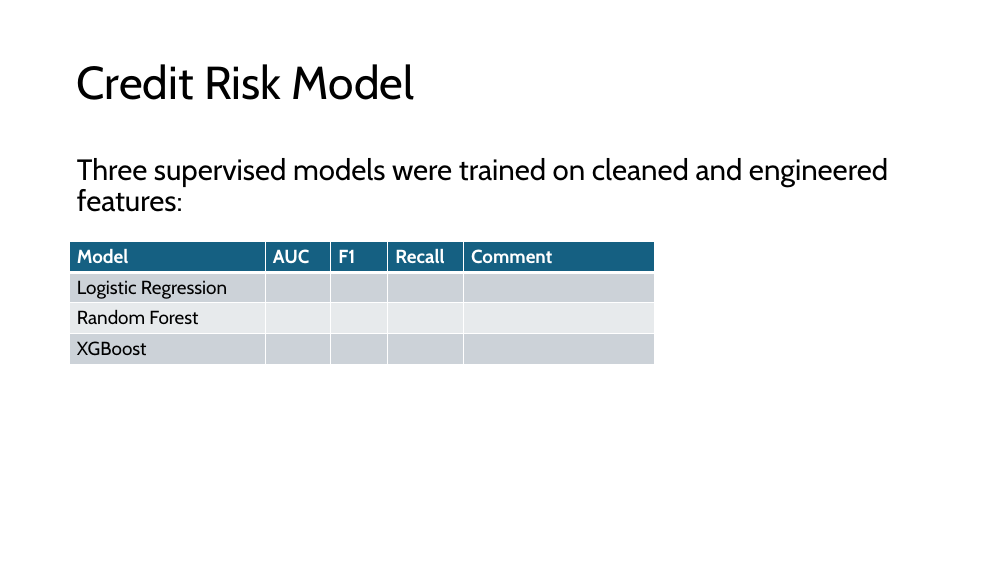
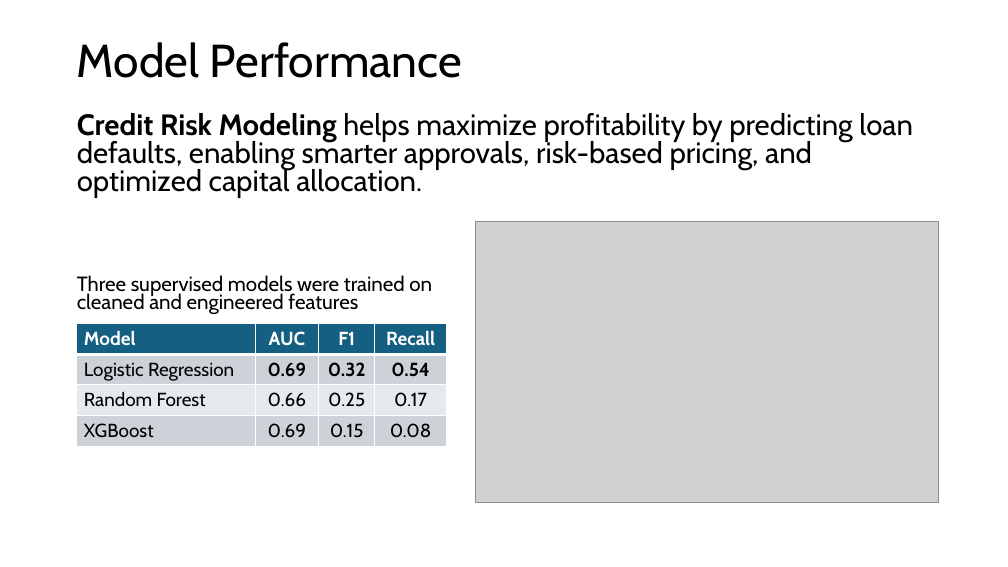
Before and after one commit to mvsundaresan/LendingClub, a slide deck: slide 5 of LendingClubAnalysis.pptx (slide 6 before the commit). Drawn at 1008x567 pixels with LibreOffice and Linux fonts; fonts in the diff are those of the drawing; grey boxes stand for pictures. Boxes give left, top, right and bottom in pixels: in the first picture for what was removed or moved away, otherwise in the second. Text is boxed around its words. In the diff, an @@ line names an element or a change of style, - is before the commit and + after.

```diff
--- a/LendingClubAnalysis.pptx
+++ b/LendingClubAnalysis.pptx
@@ title at bbox=[77, 42, 462, 78]: text changed @@
-Credit Risk Model
+Model Performance
@@ text added at bbox=[77, 113, 912, 198], 28 pt, text #000000 @@
+Credit Risk Modeling helps maximize profitability by predicting loan defaults, enabling smarter approvals, risk-based pricing, and optimized capital allocation.
@@ picture added at bbox=[476, 222, 938, 502] @@
@@ text at bbox=[77, 275, 432, 314]: text changed; size 28 to 19.6 pt @@
-Three supervised models were trained on cleaned and engineered features:
+Three supervised models were trained on cleaned and engineered features
@@ table at bbox=[76, 324, 446, 446] @@
-column 2: AUC |  |  | 
-column 3: F1 |  |  | 
-column 4: Recall |  |  | 
-column 5: Comment |  |  | 
+column 2: AUC | 0.69 | 0.66 | 0.69
+column 3: F1 | 0.32 | 0.25 | 0.15
+column 4: Recall | 0.54 | 0.17 | 0.08
@@ table: place and size @@
-table at bbox=[70, 242, 656, 364]
+table at bbox=[76, 324, 446, 446]
```
Also in this commit, not shown: 3 other slides changed, 3 slides added, 3 slides removed.
